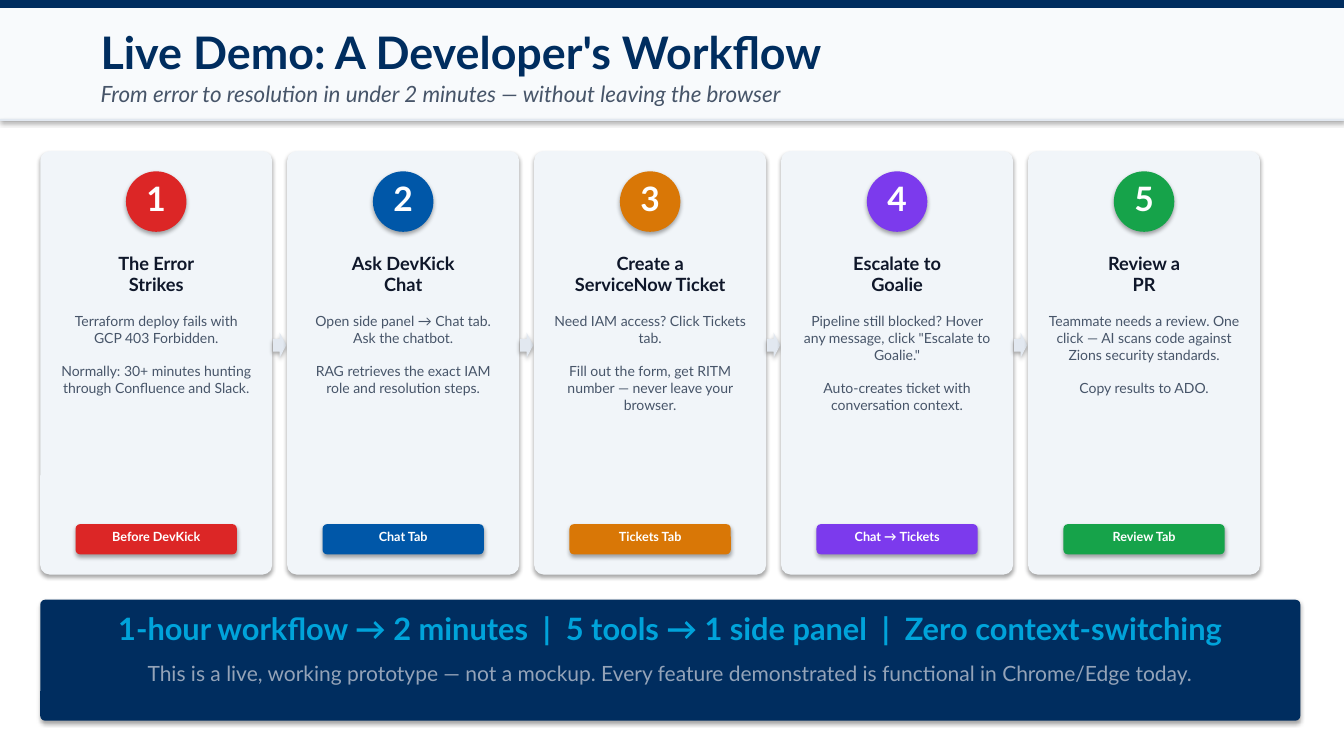
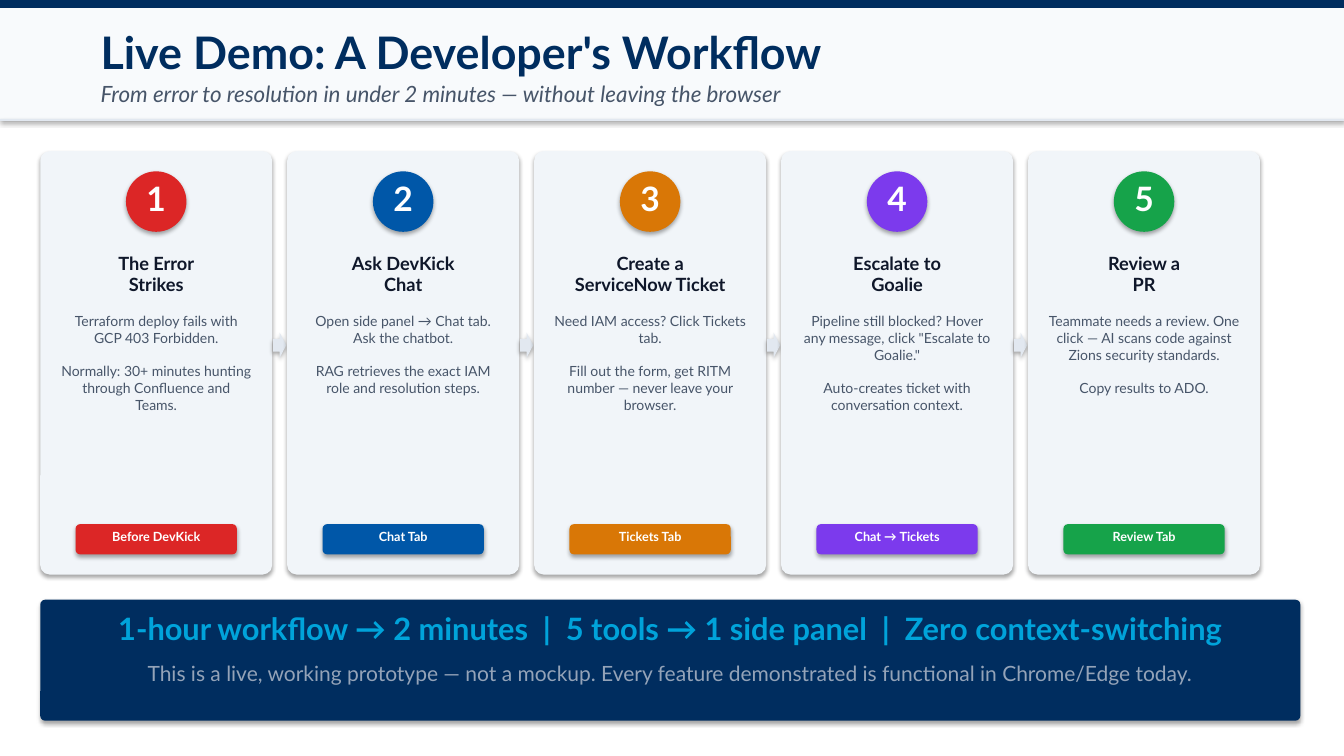
Before and after one commit to abhinavAkey/hackathon-abhinav-akey, a slide deck: slide 5 of Zions_DevKick_Hackathon_Presentation.pptx. Drawn at 1344x756 pixels with LibreOffice and Linux fonts; fonts in the diff are those of the drawing. Boxes give left, top, right and bottom in pixels: in the first picture for what was removed or moved away, otherwise in the second. Text is boxed around its words. In the diff, an @@ line names an element or a change of style, - is before the commit and + after.

```diff
--- a/Zions_DevKick_Hackathon_Presentation.pptx
+++ b/Zions_DevKick_Hackathon_Presentation.pptx
@@ text at box(61, 315, 251, 410): text changed @@
-Terraform deploy fails with GCP 403 Forbidden.
-Normally: 30+ minutes hunting through Confluence and Slack.
+Terraform deploy fails with GCP 403 Forbidden.
+Normally: 30+ minutes hunting through Confluence and Teams.
```
Also in this commit, not shown: 7 other slides changed, 8 other files.
